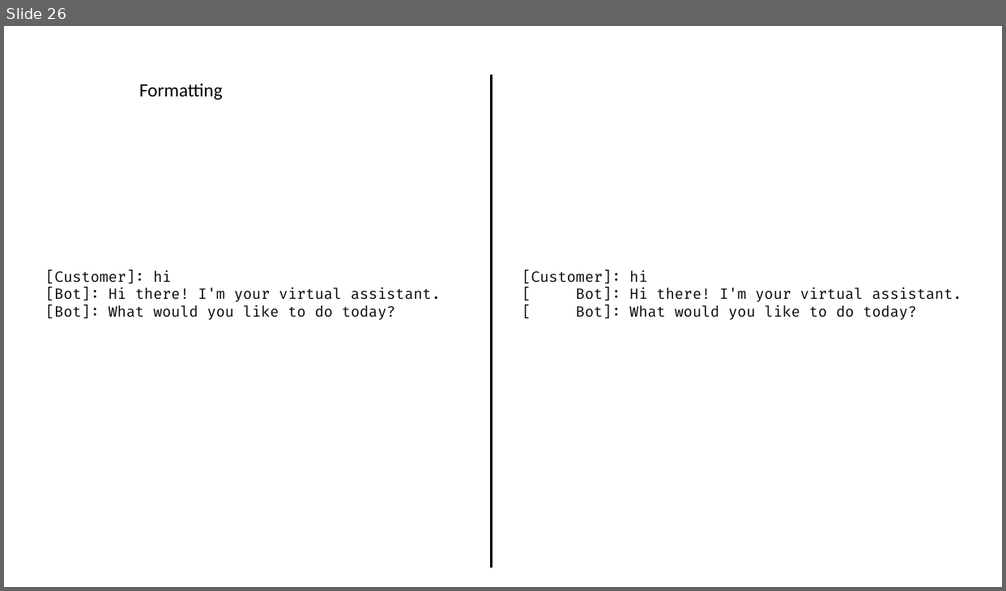
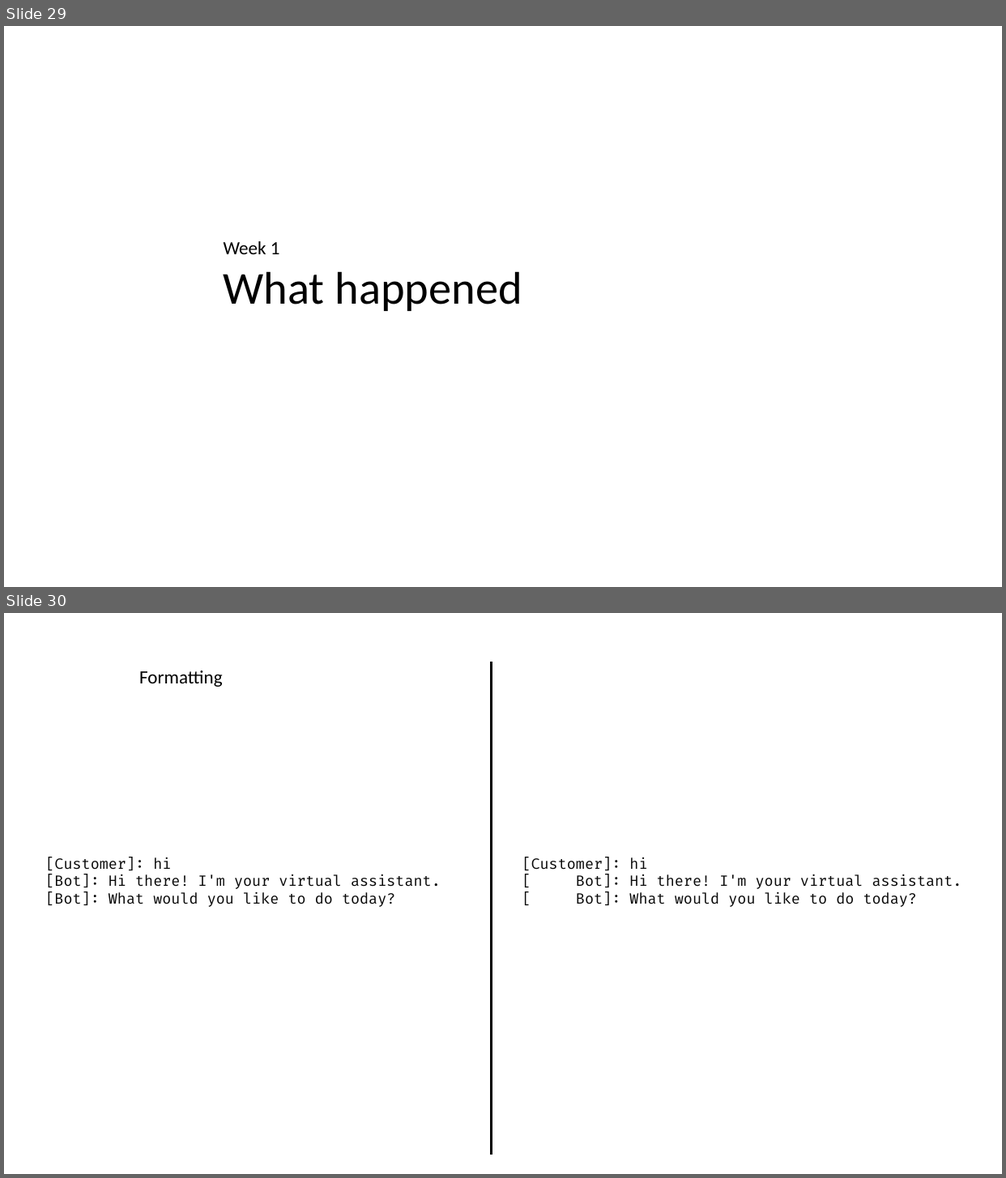
Before and after one commit to LearnWithLlew/TestingBetterWithApprovals.Slides, a slide deck: slides/Testing Better with Approvals.pptx. Shown one above the other, each under a label of ours: slide 26 before the commit, slides 29 and 30 after it. The pictures are 1006x591 and 1006x1178 pixels, drawn with LibreOffice and Linux fonts; fonts in the diff are those of the drawing. Boxes give left, top, right and bottom in pixels: in the first picture for what was removed or moved away, otherwise in the second. Text is boxed around its words. In the diff, an @@ line names an element or a change of style, - is before the commit and + after.

Commit message:
. d updated slides for week2

```diff
--- a/slides/Testing Better with Approvals.pptx
+++ b/slides/Testing Better with Approvals.pptx
@@ slide 29 added at [4,26,1002,587], background #FFFFFF @@
@@ text added at [224,241,522,311], 44 pt, text #000000 @@
+Week 1
+What happened
@@ what was slide 26 is now slide 30 @@
```
Also in this commit, not shown: 6 slides changed, 5 other slides added, 2 slides removed.
